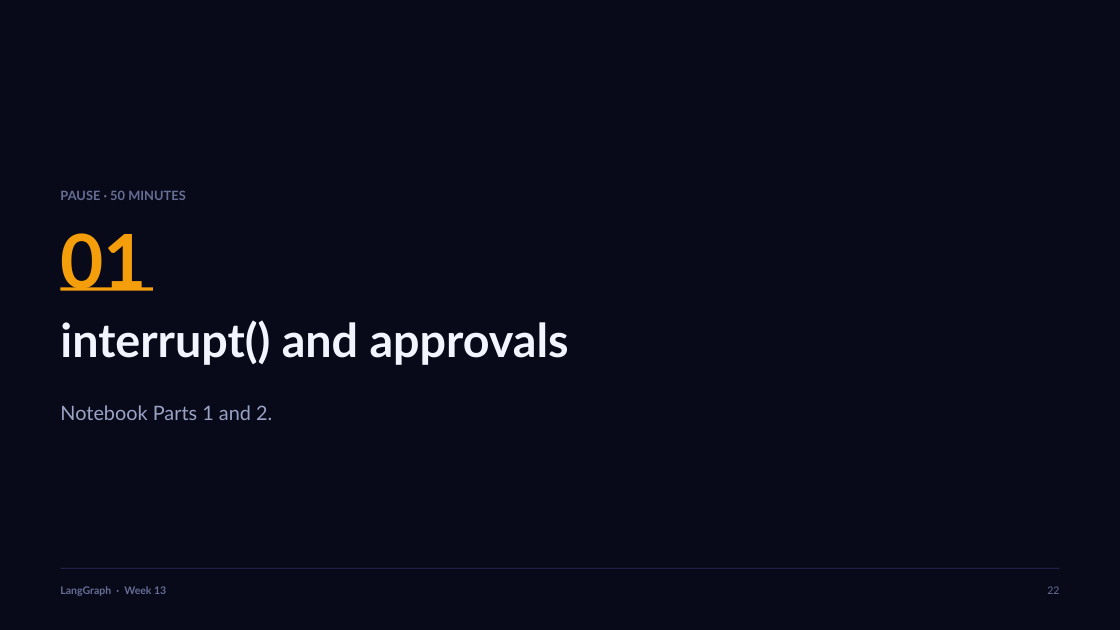
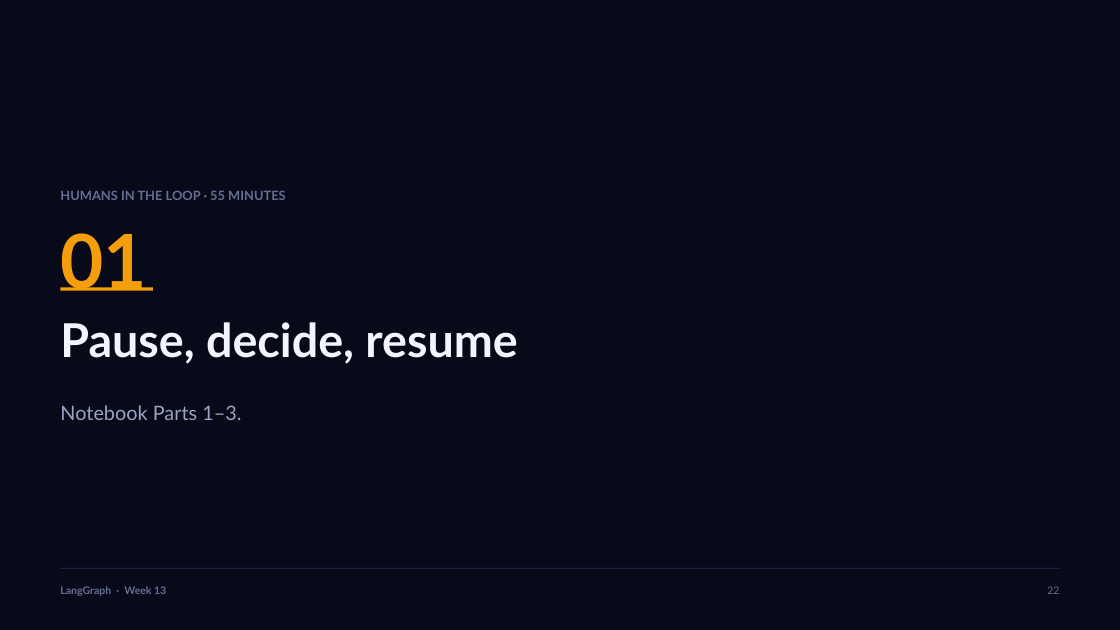
Before and after one commit to outskill-git/GenAIEngineering-Cohort6, a slide deck: slide 22 of Week13/LangGraph - Week 13.pptx. Drawn at 1120x630 pixels with LibreOffice and Linux fonts; fonts in the diff are those of the drawing. Boxes give left, top, right and bottom in pixels: in the first picture for what was removed or moved away, otherwise in the second. Text is boxed around its words. In the diff, an @@ line names an element or a change of style, - is before the commit and + after.

Commit message:
Week13: merge human-in-the-loop and multi-agent teams into one session-3 notebook and deck

```diff
--- a/Week13/LangGraph - Week 13.pptx
+++ b/Week13/LangGraph - Week 13.pptx
@@ text at (60,190,286,200): text changed @@
-PAUSE · 50 MINUTES
+HUMANS IN THE LOOP · 55 MINUTES
@@ text at (60,322,517,364): text changed @@
-interrupt() and approvals
+Pause, decide, resume
@@ text at (60,405,241,420): text changed @@
-Notebook Parts 1 and 2.
+Notebook Parts 1–3.
```
Also in this commit, not shown: 13 other slides changed, 3 slides added, 15 slides removed, 2 other files.
